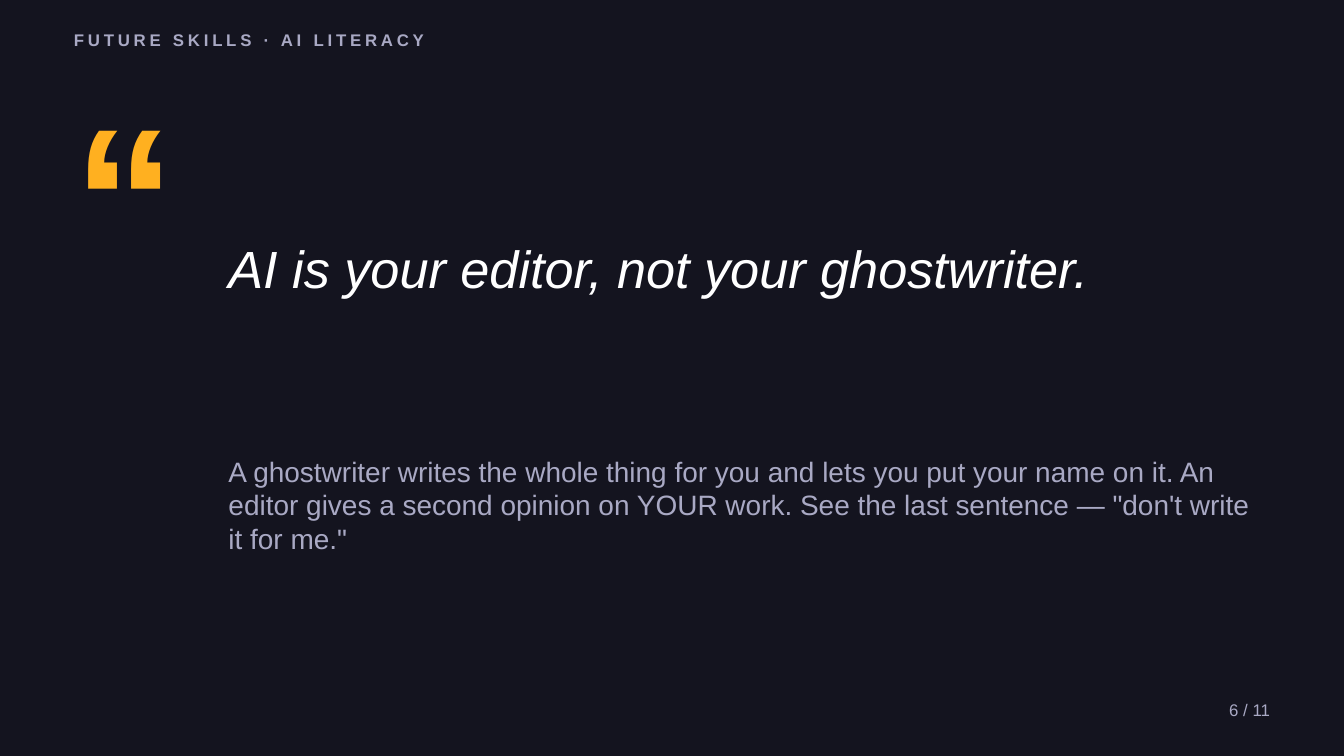
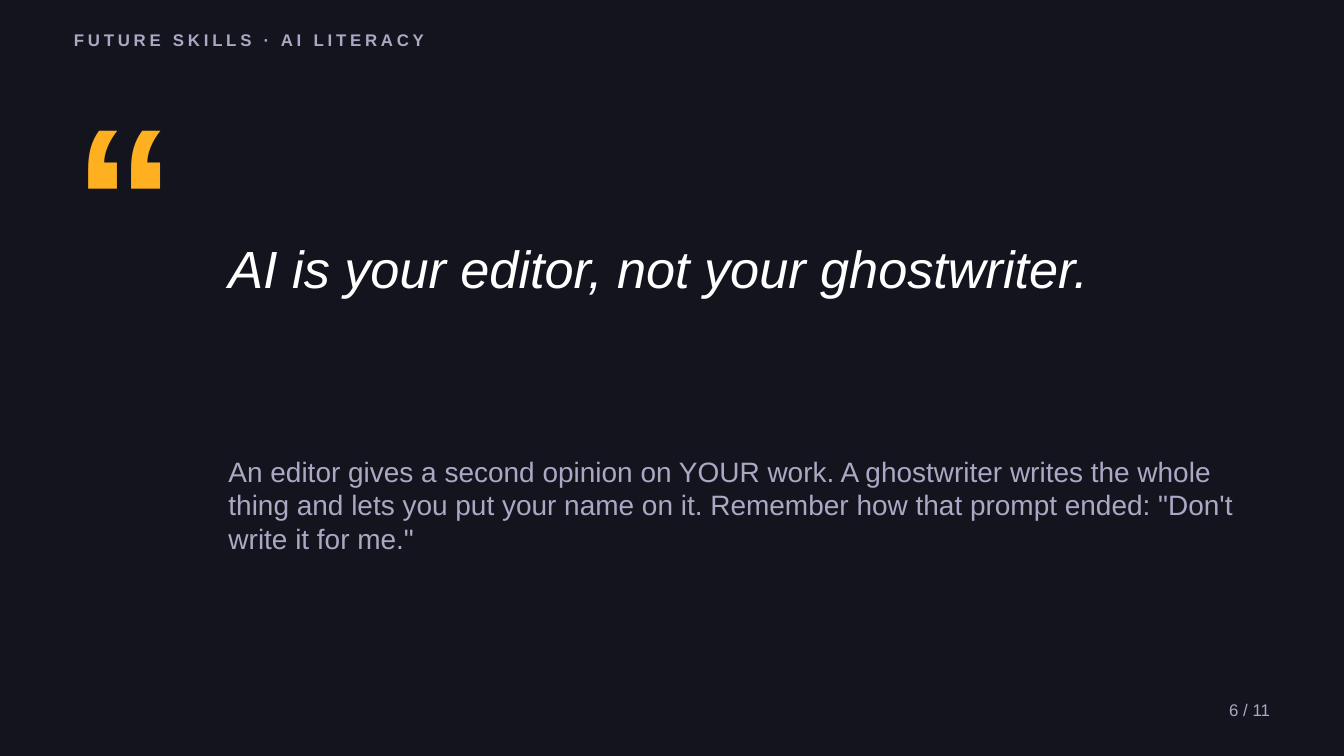
Before and after one commit to phiunit/tptphi, a slide deck: slide 6 of products/ai-prompting-101/dist/How to Talk to AI - Slides.pptx. Drawn at 1344x756 pixels with LibreOffice and Linux fonts; fonts in the diff are those of the drawing. Boxes give left, top, right and bottom in pixels: in the first picture for what was removed or moved away, otherwise in the second. Text is boxed around its words. In the diff, an @@ line names an element or a change of style, - is before the commit and + after.

```diff
--- a/products/ai-prompting-101/dist/How to Talk to AI - Slides.pptx
+++ b/products/ai-prompting-101/dist/How to Talk to AI - Slides.pptx
@@ text at [228,461,1232,550]: text changed @@
-A ghostwriter writes the whole thing for you and lets you put your name on it. An editor gives a second opinion on YOUR work. See the last sentence — "don't write it for me."
+An editor gives a second opinion on YOUR work. A ghostwriter writes the whole thing and lets you put your name on it. Remember how that prompt ended: "Don't write it for me."
```
Also in this commit, not shown: 8 other slides changed, 32 other files.
